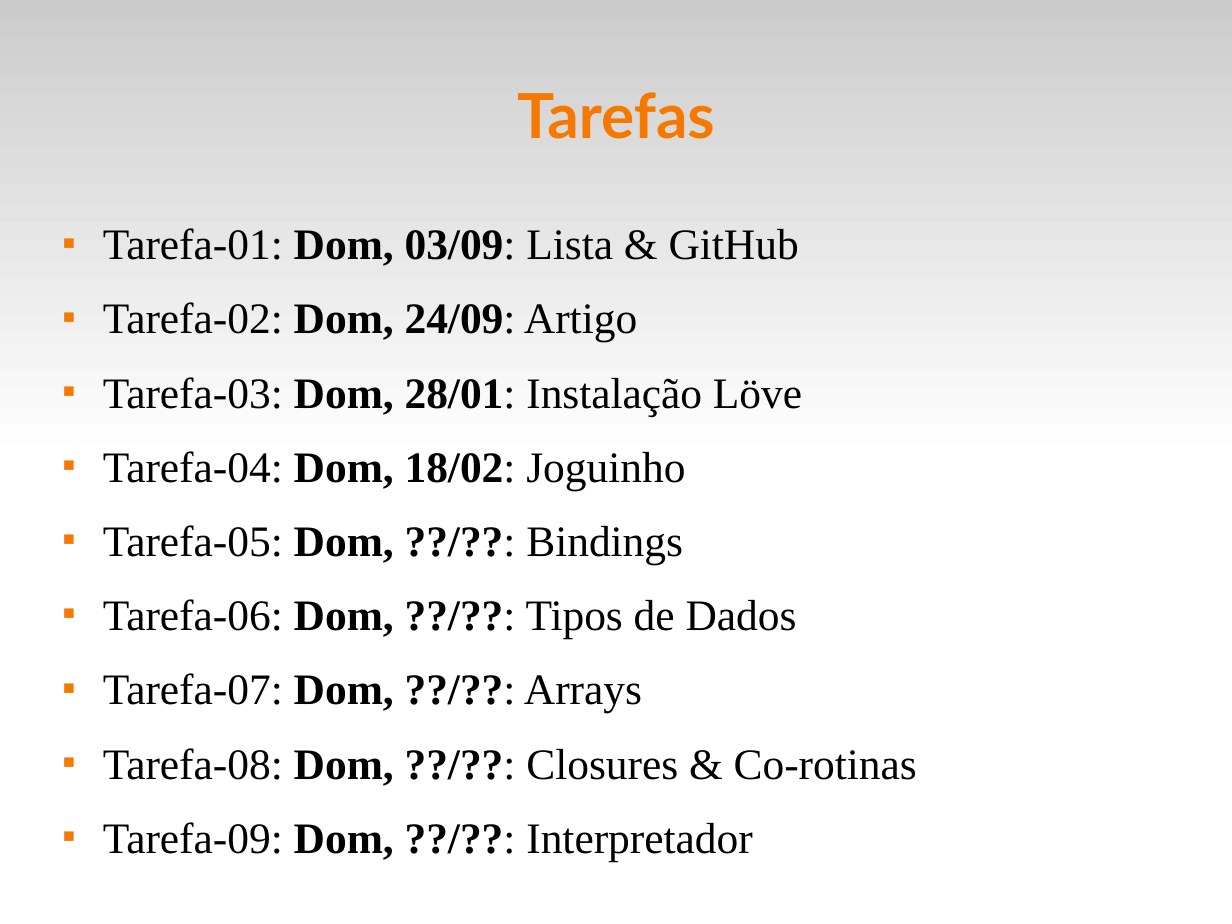
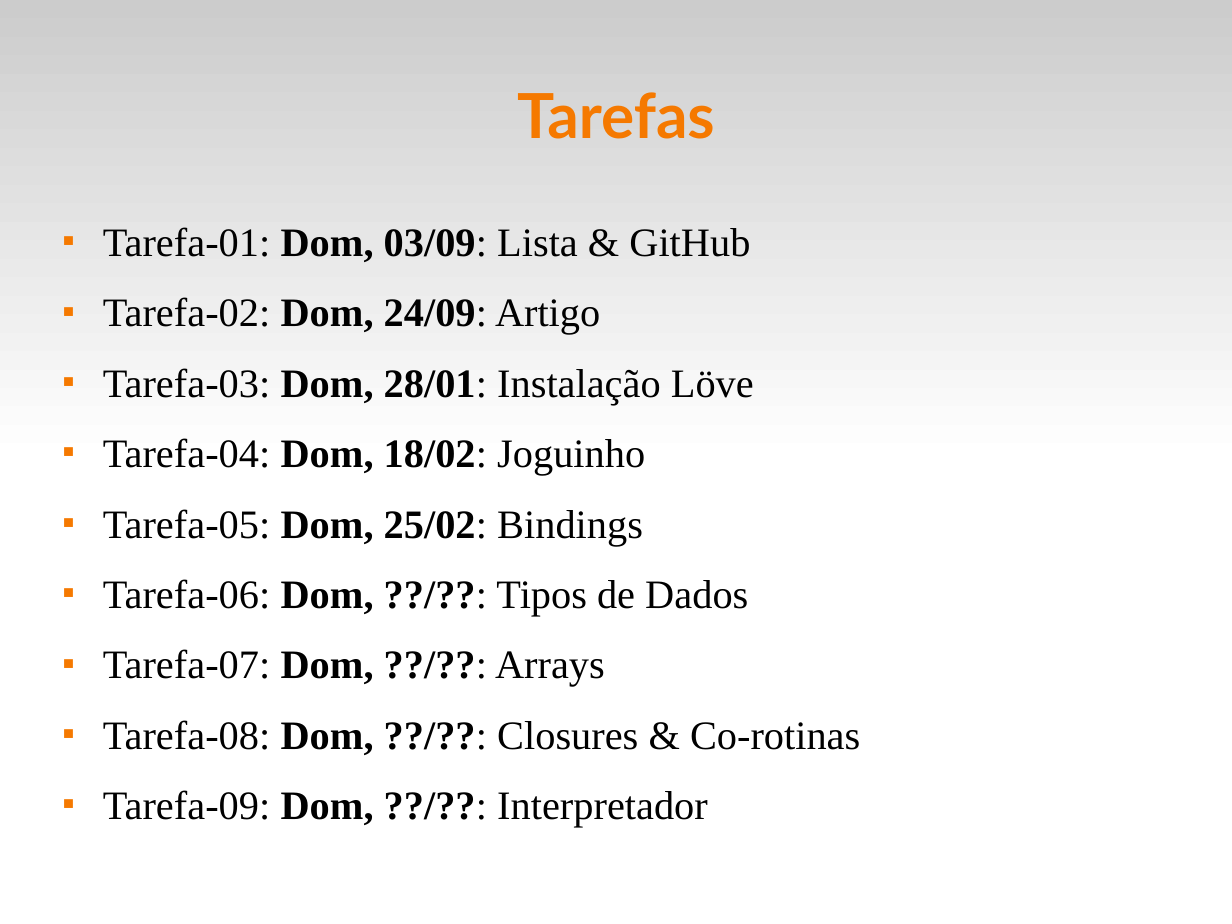
Before and after one commit to fsantanna-uerj/EDL, a slide deck: slide 4 of slides/edl-00.odp. Drawn at 1232x924 pixels with LibreOffice and Linux fonts; fonts in the diff are those of the drawing. Boxes give left, top, right and bottom in pixels: in the first picture for what was removed or moved away, otherwise in the second. Text is boxed around its words. In the diff, an @@ line names an element or a change of style, - is before the commit and + after.

Commit message:
(>) slides

```diff
--- a/slides/edl-00.odp
+++ b/slides/edl-00.odp
@@ text at (103,227,860,828): size 28 to 26 pt in "Tarefa-01: Dom, 03/09: Lista & GitHub", "Tarefa-02: Dom, 24/09: Artigo", "Tarefa-03: Dom, 28/01: Instalação Löve", "Tarefa-04: Dom, 18/02: Joguinho" and 4 more places @@
@@ text at (103,509,643,546): text changed; size 28 to 26 pt @@
-■ Tarefa-05: Dom, ??/??: Bindings
+■ Tarefa-05: Dom, 25/02: Bindings
```
Also in this commit, not shown: 4 other files.
